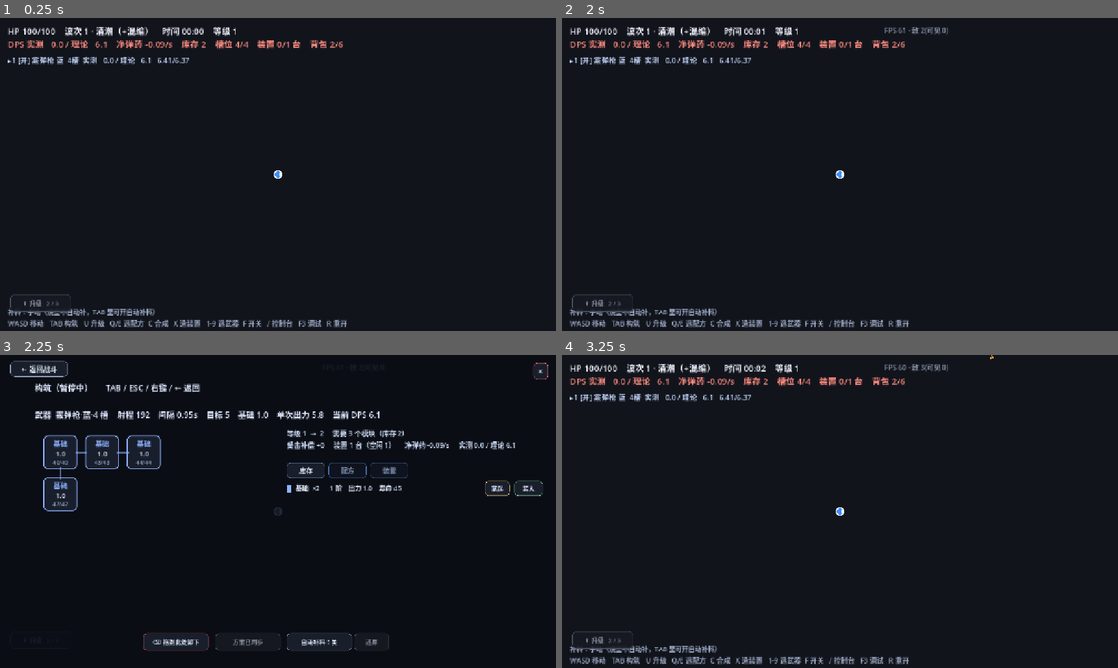
Above: before the commit, frames 1-4 (two rows, left to right).
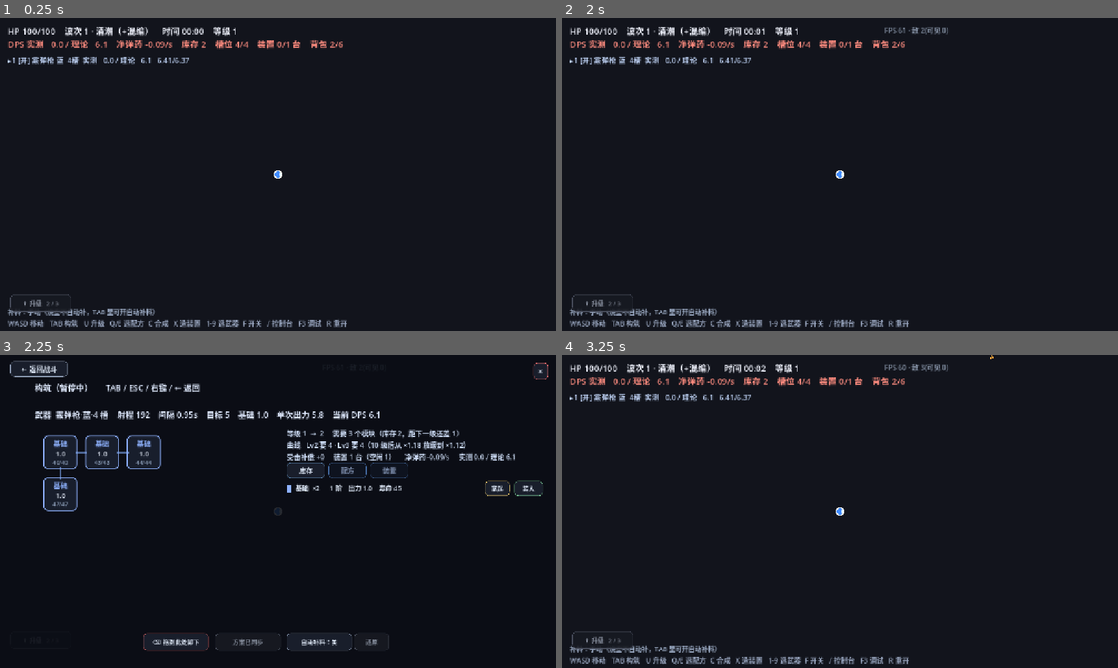
Above: after the commit, the same moments.

Repository: M1suK1/weapon-build-survivor
Game: Godot game, scene res://scenes/main.tscn
Two runs of this game, one before a commit and one after it. Both use one fixed random seed, a clock stepped at 60 frames per second and the inputs below.
Inputs (mouse positions are in pixels of both pictures, inside the frame that each line leads up to):
- Up to frame 1 (0.25 s): no input
- Up to frame 2 (2 s): tap Enter at 0.5 s; move the mouse to (962, 158) at 0.52 s; hold D 0.53-1.25 s; tap U at 0.6 s; click (962, 158) at 0.67 s; tap Space at 0.77, 1.25 s; drag from (728, 190) to (812, 237) at 1.27 s
- Up to frame 3 (2.25 s): tap Enter at 2 s; move the mouse to (333, 442) at 2.02 s; hold D from 2.03 s (still down); tap Tab at 2.1 s
- Up to frame 4 (3.25 s): tap U at 2.3 s; release D at 2.75 s; click "×" at 2.75 s

Frames 1-2 are identical in both runs. In frame 3, 1.4% of the frame differs, in the area x 51-93%, y 23-34%; in frame 4, nothing differs.

Commit message:
feat(level): 升级曲线 10 级后放缓到 1.12，扣料按阶级从低到高

Diff:
--- a/scripts/game.gd
+++ b/scripts/game.gd
@@ -93,9 +93,11 @@
 # ============================================================================
 # 留在本文件的调参（还没归属到某张表）
 # ============================================================================
-## 升级成本：3 × 1.18^(level−1) 个模块
+## 升级成本：前 10 级 3 × 1.18^(level−1)、之后换成 ×1.12（plan-v5 §3.2：Lv30 从 365 降到 125）
 const LEVEL_COST_BASE := 3.0
 const LEVEL_COST_GROWTH := 1.18
+const LEVEL_COST_SOFT := 10
+const LEVEL_COST_GROWTH_LATE := 1.12
 ## 受击补偿：每损失这么多 HP 补 1 个模块（弹药系统的劣势补偿，挨打就回填）
 const DAMAGE_PER_MODULE := 8.0
 const FIRE_RANGE := 260.0
@@ -3226,24 +3228,50 @@
 # ============================================================================
 # 10. 升级与 buff 抽卡
 # ============================================================================
+## 本级的模块成本：前 10 级 ×1.18，10 级之后换成 ×1.12（plan-v5 §3.2）
 func level_cost() -> int:
-	return int(round(LEVEL_COST_BASE * pow(LEVEL_COST_GROWTH, level - 1)))
+	return _level_cost_at(level)
+
+
+## 指定等级的成本（升级按钮要预告下两级，所以单独抽出来）
+func _level_cost_at(lv: int) -> int:
+	var l := maxi(lv, 1)
+	if l <= LEVEL_COST_SOFT:
+		return int(round(LEVEL_COST_BASE * pow(LEVEL_COST_GROWTH, l - 1)))
+	var at_soft := LEVEL_COST_BASE * pow(LEVEL_COST_GROWTH, LEVEL_COST_SOFT - 1)
+	return int(round(at_soft * pow(LEVEL_COST_GROWTH_LATE, l - LEVEL_COST_SOFT)))
+
+
+## 扣升级材料：先扣 T1（base），再 T2 → T3 → T4；同阶内先扣库存最多的（plan-v5 §3.3）
+## 这样不会先把辛苦合成的 T3/T4 吃掉——高阶模块要么用来合成，要么留着换构筑
+func _take_level_mat(cost: int) -> bool:
+	if cost <= 0:
+		return true
+	if _inv_total() < cost:
+		return false
+	var order: Array = []
+	for tier in [1, 2, 3, 4]:
+		var row: Array = []
+		for mid in _ids_all():
+			var d: Dictionary = MODULES.get(String(mid), {})
+			if int(d.get("tier", 1)) == tier:
+				row.append(String(mid))
+		row.sort_custom(func(a, b): return _inv(a) > _inv(b))
+		order.append_array(row)
+	var left := cost
+	for mid in order:
+		if left <= 0:
+			break
+		var take: int = mini(left, _inv(mid))
+		if take > 0:
+			_add_inv(String(mid), -take)
+			left -= take
+	return left <= 0
 
 
 ## 升级只吃库存（槽位是工作区，不能被顺手拆掉）——「多余的基础模块」才拿去升级
 func try_level() -> bool:
-	var cost := level_cost()
-	if _inv_total() < cost:
-		return false
-	var left := cost
-	for k in _ids_all():
-		if left <= 0:
-			break
-		var take: int = mini(left, _inv(k))
-		if take > 0:
-			_add_inv(k, -take)
-			left -= take
-	if left > 0:
+	if not _take_level_mat(level_cost()):
 		return false
 	_gain_level()
 	return true
@@ -3418,7 +3446,8 @@
 	up_btn.visible = not picking
 	up_dot.visible = can and not picking
 	up_btn.disabled = not can
-	up_btn.tooltip_text = "升级需要 %d 个模块（现有 %d） · 当前 Lv%d · 按 U 也可以" % [cost, have, level]
+	up_btn.tooltip_text = "升级需要 %d 个模块（现有 %d） · 当前 Lv%d · 按 U 也可以\n再升一级 %d · 再下一级 %d" % [
+		cost, have, level, _level_cost_at(level + 1), _level_cost_at(level + 2)]
 	if can:
 		up_btn.text = "↑ 升级"
 		up_btn.add_theme_font_size_override("font_size", 16)
@@ -3523,7 +3552,12 @@
 	build_text.text = "\n".join(lines)
 
 	var info: Array = []
-	info.append("等级 %d  →  %d     需要 %d 个模块（库存 %d）" % [level, level + 1, level_cost(), _inv_total()])
+	var need := level_cost()
+	var gap := maxi(0, need - _inv_total())
+	info.append("等级 %d  →  %d     需要 %d 个模块（库存 %d，距下一级还差 %d）" % [
+		level, level + 1, need, _inv_total(), gap])
+	info.append("曲线   Lv%d 要 %d · Lv%d 要 %d（10 级后从 ×1.18 放缓到 ×1.12）" % [
+		level + 1, _level_cost_at(level + 1), level + 2, _level_cost_at(level + 2)])
 	info.append("受击补偿 +%d     装置 %d 台（空闲 %d）     净弹药 %+.2f/s     实测 %.1f / 理论 %.1f" % [
 		modules_from_damage, devices.size(), devices.size() - _busy_devices(),
 		cur_drop() - cur_burn(), cur_actual_dps(), cur_dps()
